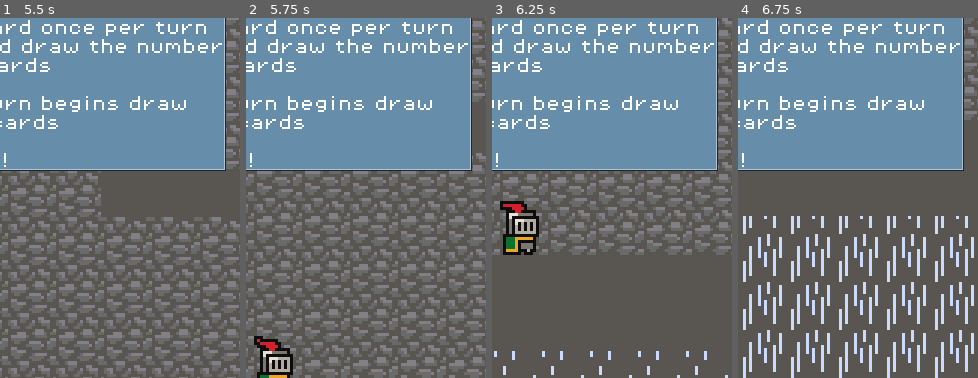
Above: before the commit, frames 1-4 (left to right).
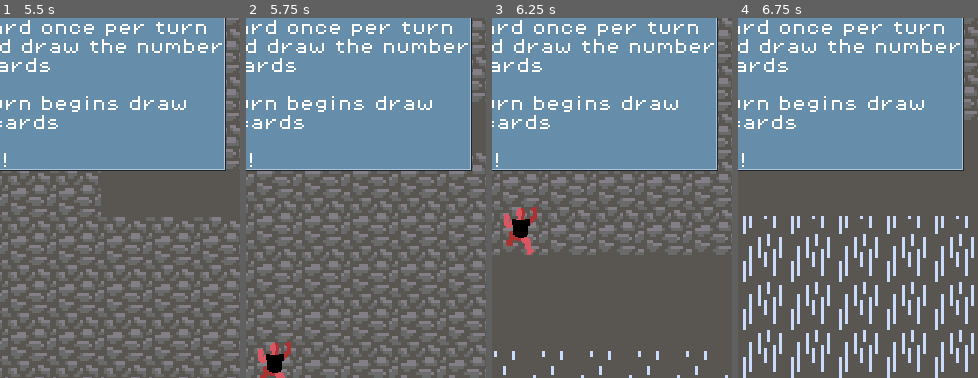
Above: after the commit, the same moments.

Repository: cbouwense/Scale-the-Summit
Game: Godot game, scene res://scenes/main_menu.tscn
Two runs of this game, one before a commit and one after it. Both use one fixed random seed, a clock stepped at 60 frames per second and the inputs below.
Inputs:
- Up to frame 1 (5.5 s): click "PLAY" at 0.5 s; click "?" at 1.25 s; click "?" at 2 s; click "?" at 2.75 s
- Up to frame 2 (5.75 s): no input
- Up to frame 3 (6.25 s): no input
- Up to frame 4 (6.75 s): no input
The pictures show only the part of the screen within x 44-94%, y 50-100%; the shares and areas given below are measured in that part.

Frame 1 is identical in both runs. In frame 2, 1.3% of the frame differs, in the area x 3-20%, y 88-100%; in frame 3, 1.8%, in the area x 3-20%, y 50-66%; in frame 4, nothing differs.

Commit message:
Added climber sprite

Diff:
--- a/scenes/player.tscn
+++ b/scenes/player.tscn
@@ -1,42 +1,42 @@
 [gd_scene load_steps=9 format=3 uid="uid://cfjem2d5didl"]
 
 [ext_resource type="Script" path="res://scripts/player.gd" id="1_3x1m2"]
-[ext_resource type="Texture2D" uid="uid://dyrpx25kp0b7e" path="res://assets/sprites/knight.png" id="1_4rkco"]
+[ext_resource type="Texture2D" uid="uid://di26m02jptal0" path="res://assets/sprites/climber-Sheet.png" id="2_q4l0v"]
 
-[sub_resource type="AtlasTexture" id="AtlasTexture_w5202"]
-atlas = ExtResource("1_4rkco")
+[sub_resource type="AtlasTexture" id="AtlasTexture_35w8q"]
+atlas = ExtResource("2_q4l0v")
 region = Rect2(0, 0, 32, 32)
 
-[sub_resource type="AtlasTexture" id="AtlasTexture_0rys2"]
-atlas = ExtResource("1_4rkco")
+[sub_resource type="AtlasTexture" id="AtlasTexture_m1bd3"]
+atlas = ExtResource("2_q4l0v")
 region = Rect2(32, 0, 32, 32)
 
-[sub_resource type="AtlasTexture" id="AtlasTexture_dgspd"]
-atlas = ExtResource("1_4rkco")
+[sub_resource type="AtlasTexture" id="AtlasTexture_o0gv2"]
+atlas = ExtResource("2_q4l0v")
 region = Rect2(64, 0, 32, 32)
 
-[sub_resource type="AtlasTexture" id="AtlasTexture_wnyum"]
-atlas = ExtResource("1_4rkco")
+[sub_resource type="AtlasTexture" id="AtlasTexture_s3fue"]
+atlas = ExtResource("2_q4l0v")
 region = Rect2(96, 0, 32, 32)
 
-[sub_resource type="SpriteFrames" id="SpriteFrames_egceo"]
+[sub_resource type="SpriteFrames" id="SpriteFrames_s77aq"]
 animations = [{
 "frames": [{
 "duration": 1.0,
-"texture": SubResource("AtlasTexture_w5202")
+"texture": SubResource("AtlasTexture_35w8q")
 }, {
 "duration": 1.0,
-"texture": SubResource("AtlasTexture_0rys2")
+"texture": SubResource("AtlasTexture_m1bd3")
 }, {
 "duration": 1.0,
-"texture": SubResource("AtlasTexture_dgspd")
+"texture": SubResource("AtlasTexture_o0gv2")
 }, {
 "duration": 1.0,
-"texture": SubResource("AtlasTexture_wnyum")
+"texture": SubResource("AtlasTexture_s3fue")
 }],
 "loop": true,
-"name": &"idle",
-"speed": 10.0
+"name": &"default",
+"speed": 5.0
 }]
 
 [sub_resource type="CircleShape2D" id="CircleShape2D_0geq5"]
@@ -46,12 +46,10 @@
 script = ExtResource("1_3x1m2")
 
 [node name="AnimatedSprite2D" type="AnimatedSprite2D" parent="."]
-position = Vector2(0, -12)
-sprite_frames = SubResource("SpriteFrames_egceo")
-animation = &"idle"
-autoplay = "idle"
-frame = 2
-frame_progress = 0.872477
+position = Vector2(0, -8)
+scale = Vector2(0.5, 0.5)
+sprite_frames = SubResource("SpriteFrames_s77aq")
+frame_progress = 0.559933
 
 [node name="Area2D" type="Area2D" parent="."]
 collision_layer = 5
--- a/scripts/card_manager.gd
+++ b/scripts/card_manager.gd
@@ -159,6 +159,7 @@
 
 func play_cards():
 	play_cards_button.set_disabled(true)
+	player.play_animation()
 	var selected_cards = hand.get_children().filter(func(c: Card): return c.is_selected)
 	selected_cards.sort_custom(func(a: Card, b: Card): return a.order_in_selection < b.order_in_selection)
 	for card in selected_cards:
@@ -170,6 +171,7 @@
 	for i in range(draws):
 		draw_card()
 		await get_tree().create_timer(.2).timeout # Sleep
+	player.stop_animation()
 	play_cards_button.set_disabled(false)
 
 func discard_cards() -> void:
--- a/scripts/player.gd
+++ b/scripts/player.gd
@@ -49,3 +49,9 @@
 		g.CardAction.RIGHT:
 			if !ray_cast_2d_right.is_colliding():
 				position.x += 16
+
+func play_animation():
+	$AnimatedSprite2D.play("default")
+
+func stop_animation():
+	$AnimatedSprite2D.stop()
Binary file added: assets/sprites/climber-Sheet.png
Not shown, added: assets/sprites/climber-Sheet.png.import
Not shown, changed: out/index.html
Not shown, changed: out/index.pck
